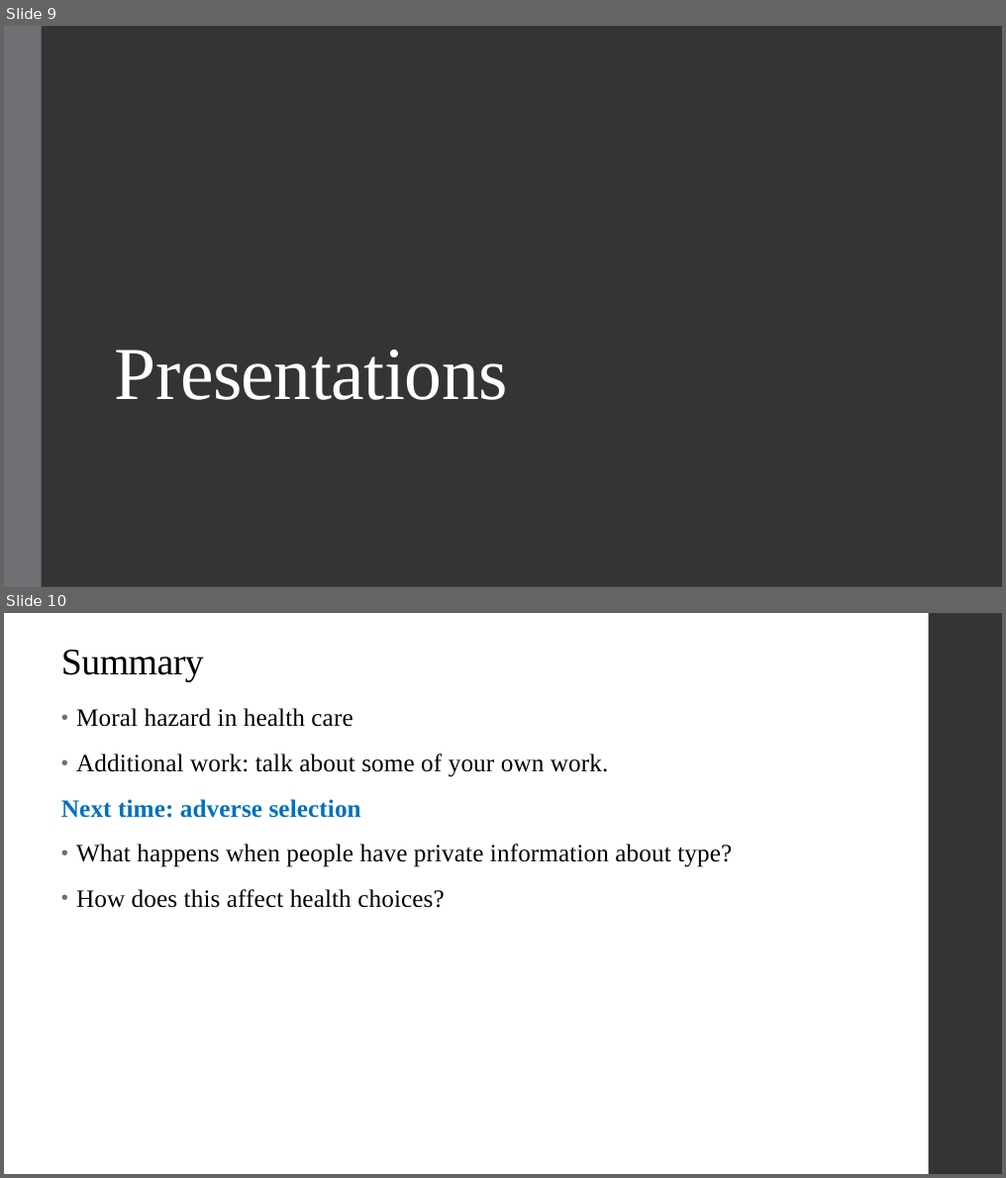
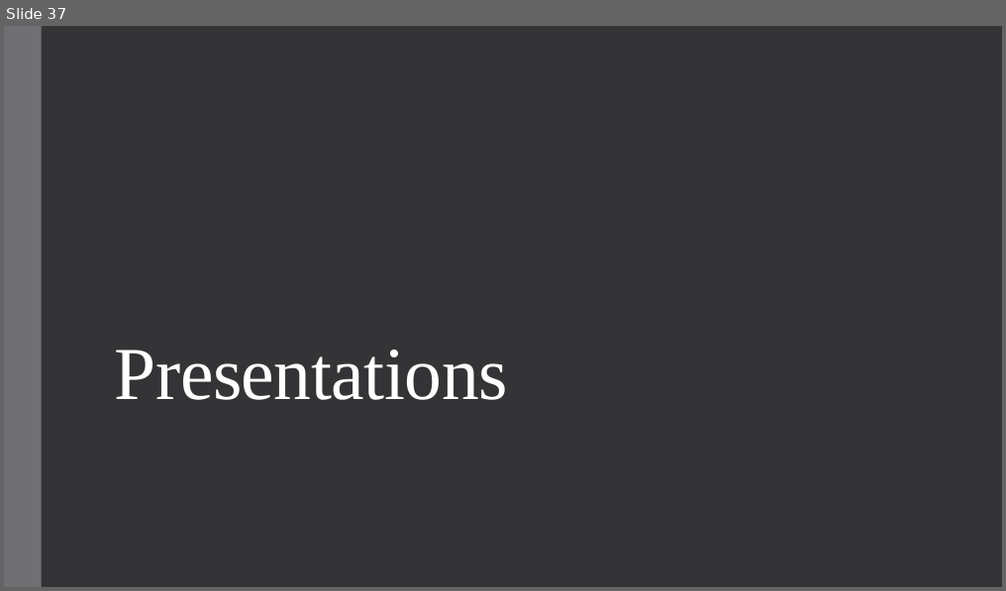
Before and after one commit to alex-hoagland/HAD6750H, a slide deck: Lecture10_BehavioralHealthEcon1/L10Slides_BehavioralHealth_2023W.pptx. Shown one above the other, each under a label of ours: slides 9 and 10 before the commit, slide 37 after it. The pictures are 1006x1178 and 1006x591 pixels, drawn with LibreOffice and Linux fonts; fonts in the diff are those of the drawing. Boxes give left, top, right and bottom in pixels: in the first picture for what was removed or moved away, otherwise in the second. Text is boxed around its words. In the diff, an @@ line names an element or a change of style, - is before the commit and + after.

```diff
--- a/Lecture10_BehavioralHealthEcon1/L10Slides_BehavioralHealth_2023W.pptx
+++ b/Lecture10_BehavioralHealthEcon1/L10Slides_BehavioralHealth_2023W.pptx
@@ slide 10 removed at (x1=4, y1=613, x2=1002, y2=1174), background #FFFFFF @@
@@ rectangle removed at (x1=929, y1=613, x2=1002, y2=1174) @@
@@ title removed at (x1=61, y1=650, x2=204, y2=681) @@
-Summary
@@ text removed at (x1=61, y1=708, x2=732, y2=908) @@
-• Moral hazard in health care
-• Additional work: talk about some of your own work.
-Next time: adverse selection
-• What happens when people have private information about type?
-• How does this affect health choices?
@@ what was slide 9 is now slide 37 @@
```
Also in this commit, not shown: 4 slides changed, 29 slides added, 1 other slide removed, 1 other file.
